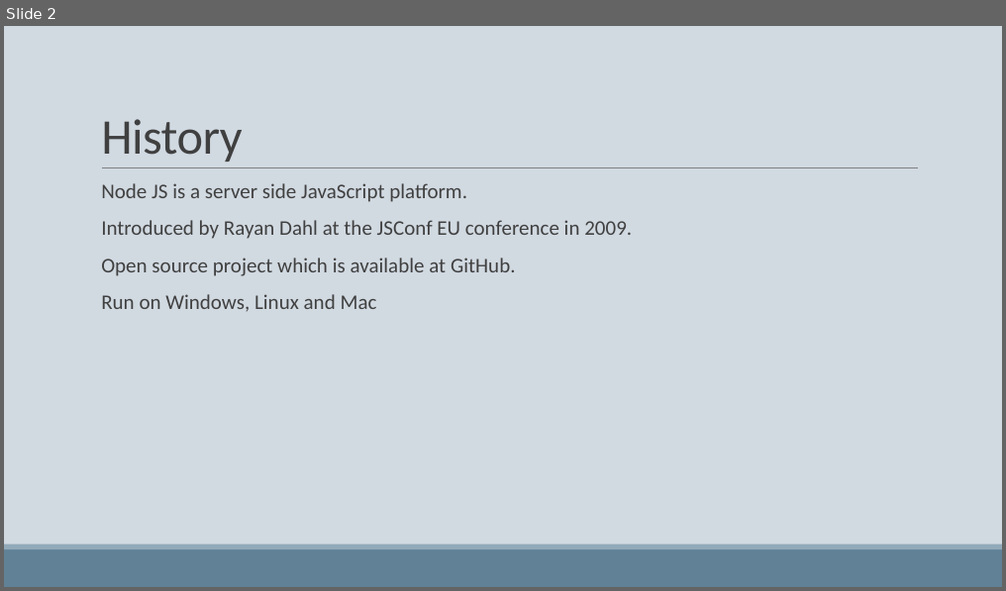
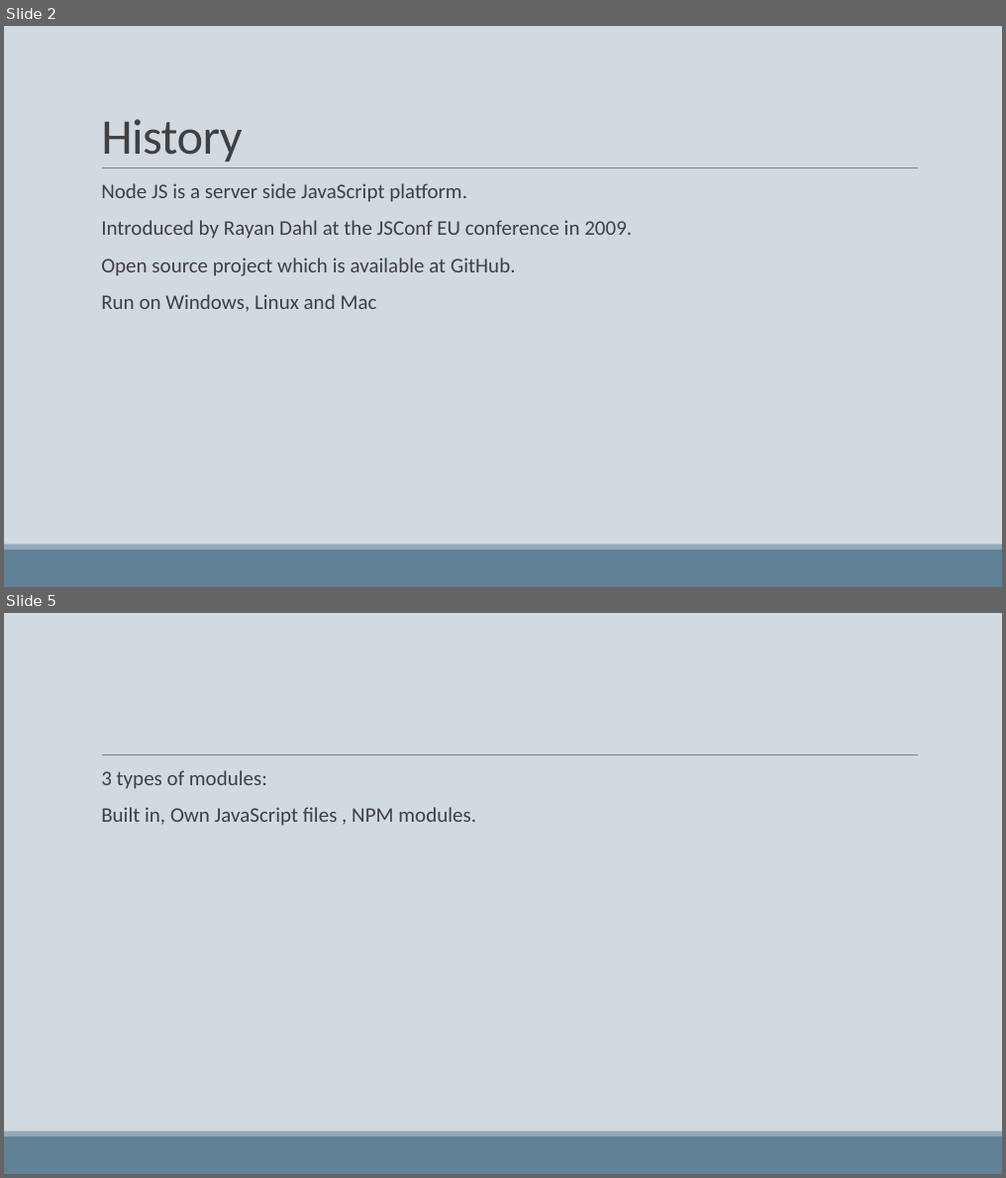
Before and after one commit to down--2--earth/Pluralsight, a slide deck: PPT/Node-JS.pptx. Shown one above the other, each under a label of ours: slide 2 before the commit, slides 2 and 5 after it; the slides between them are not shown. The pictures are 1006x591 and 1006x1178 pixels, drawn with LibreOffice and Linux fonts; fonts in the diff are those of the drawing. Boxes give left, top, right and bottom in pixels: in the first picture for what was removed or moved away, otherwise in the second. Text is boxed around its words. In the diff, an @@ line names an element or a change of style, - is before the commit and + after.

```diff
--- a/PPT/Node-JS.pptx
+++ b/PPT/Node-JS.pptx
@@ slide 5 added at [4, 613, 1002, 1174], background #D1D9E1; not listed: 3 template elements that a slide beside it also shows @@
@@ text added at [101, 770, 476, 826], 20 pt, text #404040 @@
+  3 types of modules:
+  Built in, Own JavaScript files , NPM modules.
```
Also in this commit, not shown: 1 slide changed, 1 other slide added.
